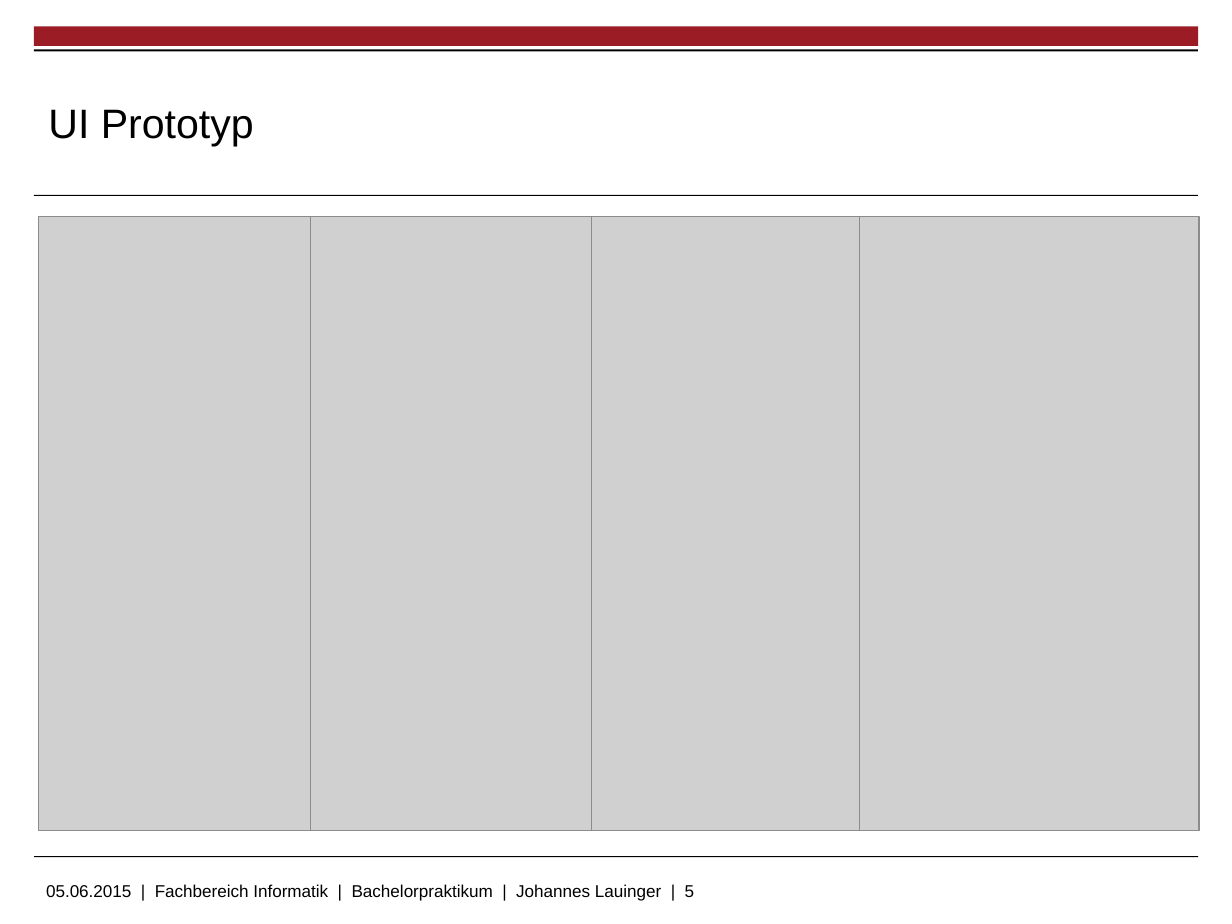
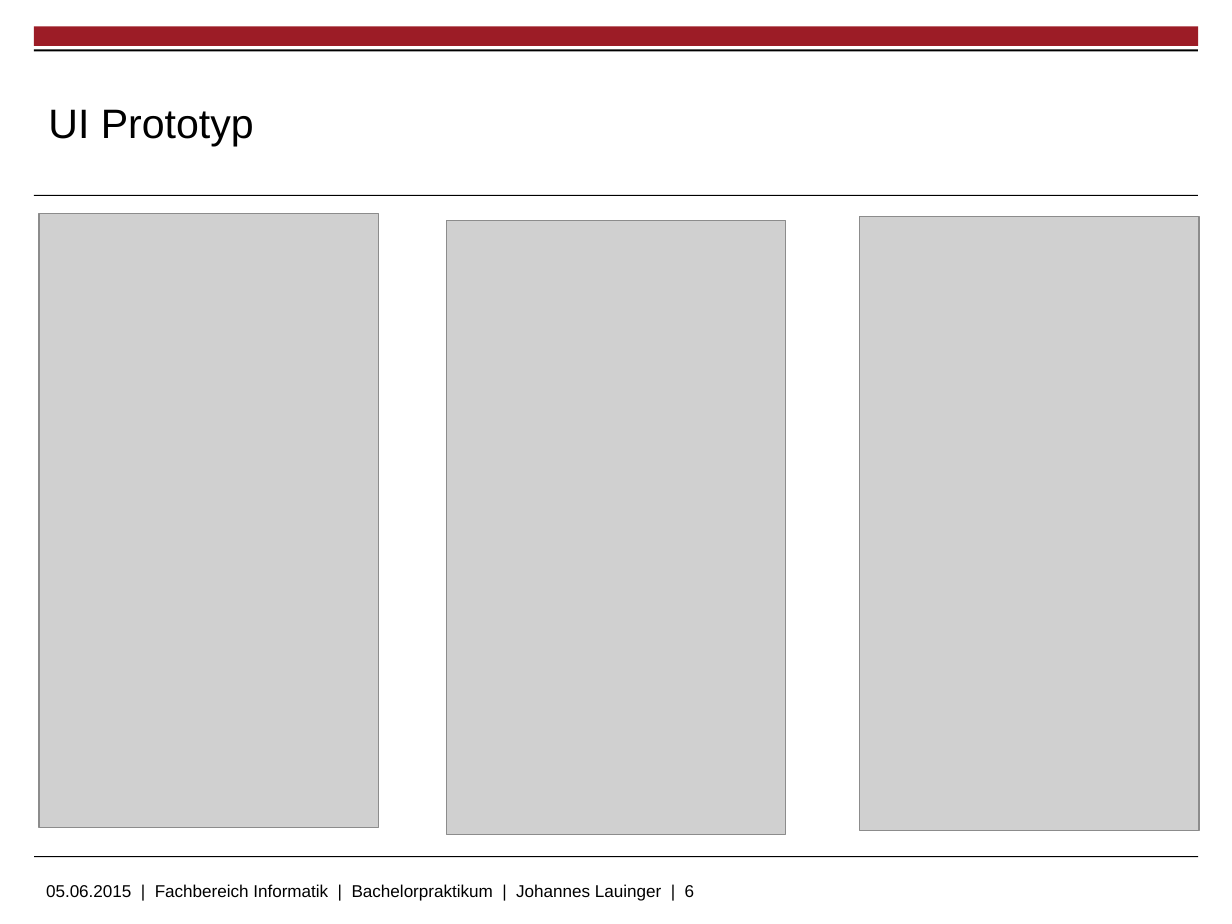
Before and after one commit to bonfire-chat/bonfire-chat-android, a slide deck: slide 6 of Vortrag/bonfire-folien-johannes.odp (slide 5 before the commit). Drawn at 1232x924 pixels with LibreOffice and Linux fonts; fonts in the diff are those of the drawing; grey boxes stand for pictures; background and template pictures are left out. Boxes give left, top, right and bottom in pixels: in the first picture for what was removed or moved away, otherwise in the second. Text is boxed around its words. In the diff, an @@ line names an element or a change of style, - is before the commit and + after.

```diff
--- a/Vortrag/bonfire-folien-johannes.odp
+++ b/Vortrag/bonfire-folien-johannes.odp
@@ picture: place and size @@
-picture at [38, 217, 378, 830]
+picture at [39, 213, 378, 827]
@@ picture: place and size @@
-picture at [310, 217, 650, 830]
+picture at [446, 221, 786, 834]
@@ picture removed at [591, 217, 931, 830] @@
@@ text at [46, 884, 695, 901]: text changed @@
-05.06.2015 | Fachbereich Informatik | Bachelorpraktikum | Johannes Lauinger | 5
+05.06.2015 | Fachbereich Informatik | Bachelorpraktikum | Johannes Lauinger | 6
```
Also in this commit, not shown: 3 other slides changed, 2 slides added, 1 slide removed, 1 other file.
